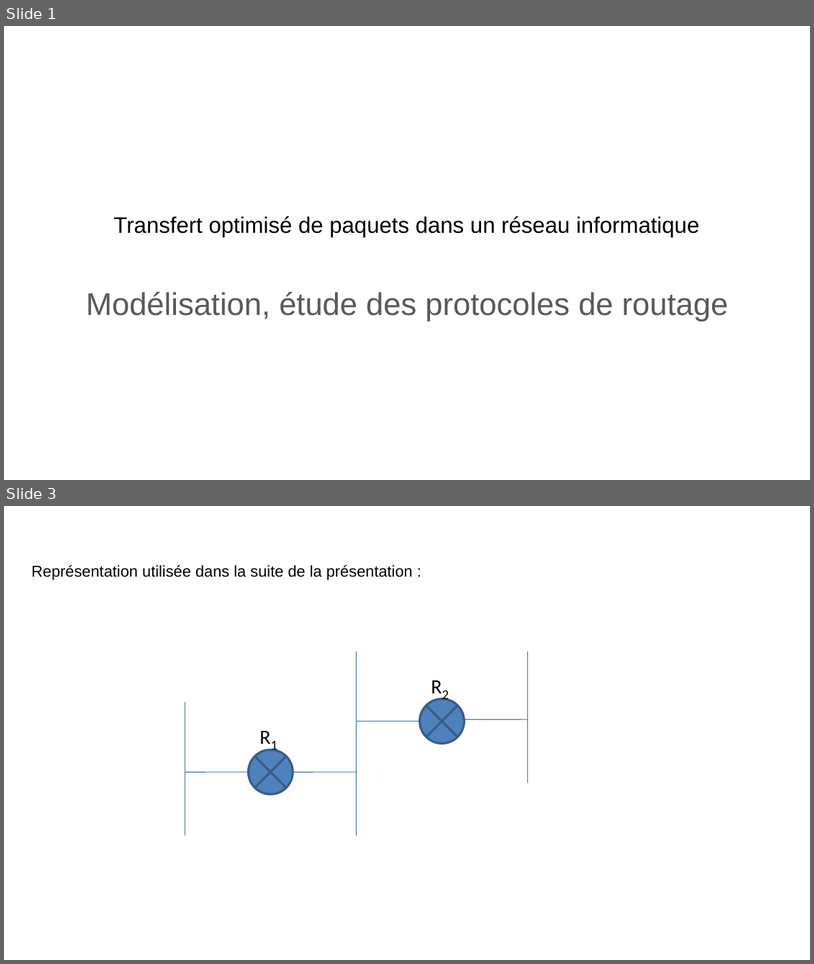
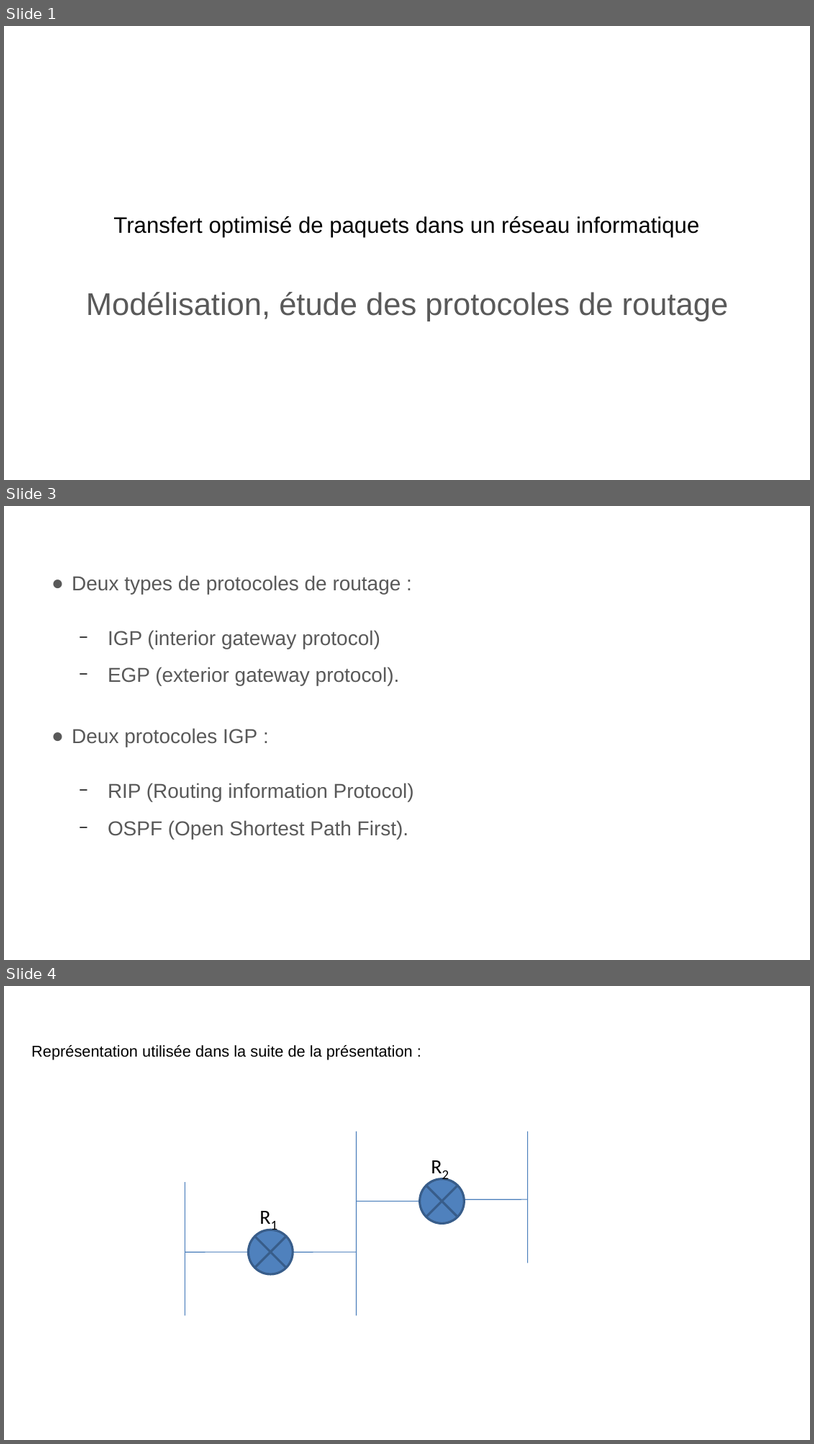
Before and after one commit to Sinvers/network, a slide deck: PresentationTIPE.odp. Shown one above the other, each under a label of ours: slides 1 and 3 before the commit, slides 1, 3 and 4 after it; the slides between them are not shown. The pictures are 814x964 and 814x1444 pixels, drawn with LibreOffice and Linux fonts; fonts in the diff are those of the drawing. Boxes give left, top, right and bottom in pixels: in the first picture for what was removed or moved away, otherwise in the second. Text is boxed around its words. In the diff, an @@ line names an element or a change of style, - is before the commit and + after.

```diff
--- a/PresentationTIPE.odp
+++ b/PresentationTIPE.odp
@@ slide 3 added at [4, 506, 810, 960], background #FFFFFF @@
@@ text added at [72, 575, 414, 839], 18 pt, text #595959 @@
+● Deux types de protocoles de routage :
+  − IGP (interior gateway protocol)
+  − EGP (exterior gateway protocol).
+● Deux protocoles IGP :
+  − RIP (Routing information Protocol)
+  − OSPF (Open Shortest Path First).
@@ what was slide 3 is now slide 4 @@
```
Also in this commit, not shown: 11 slides changed, 2 other slides added, 1 other file.
